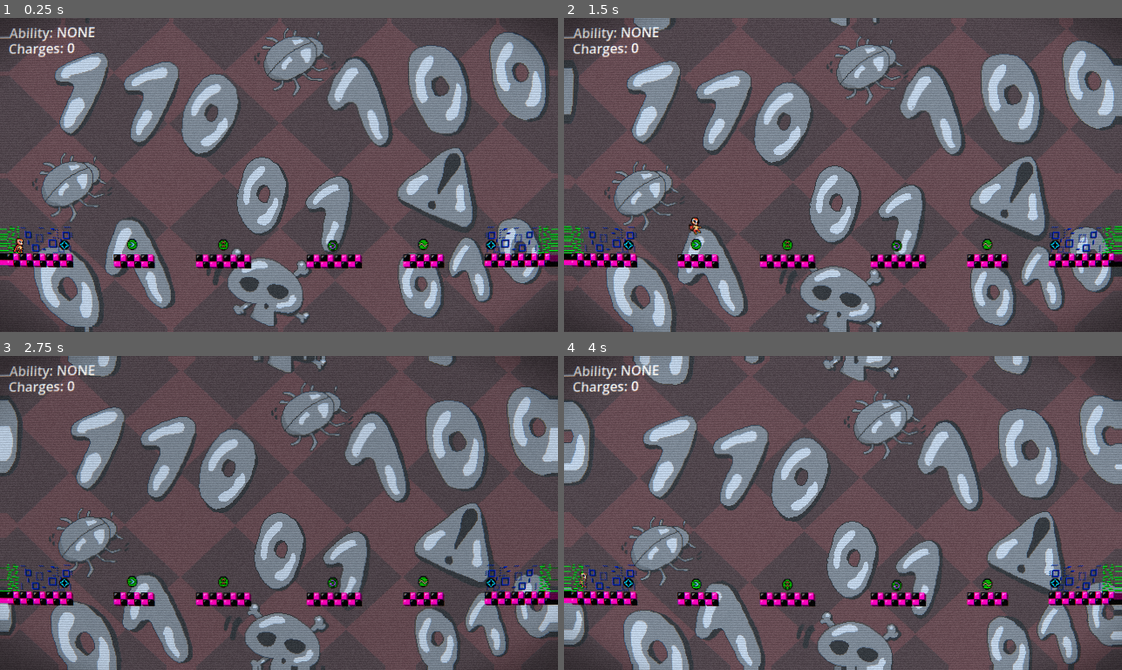
Above: before the commit, frames 1-4 (two rows, left to right).
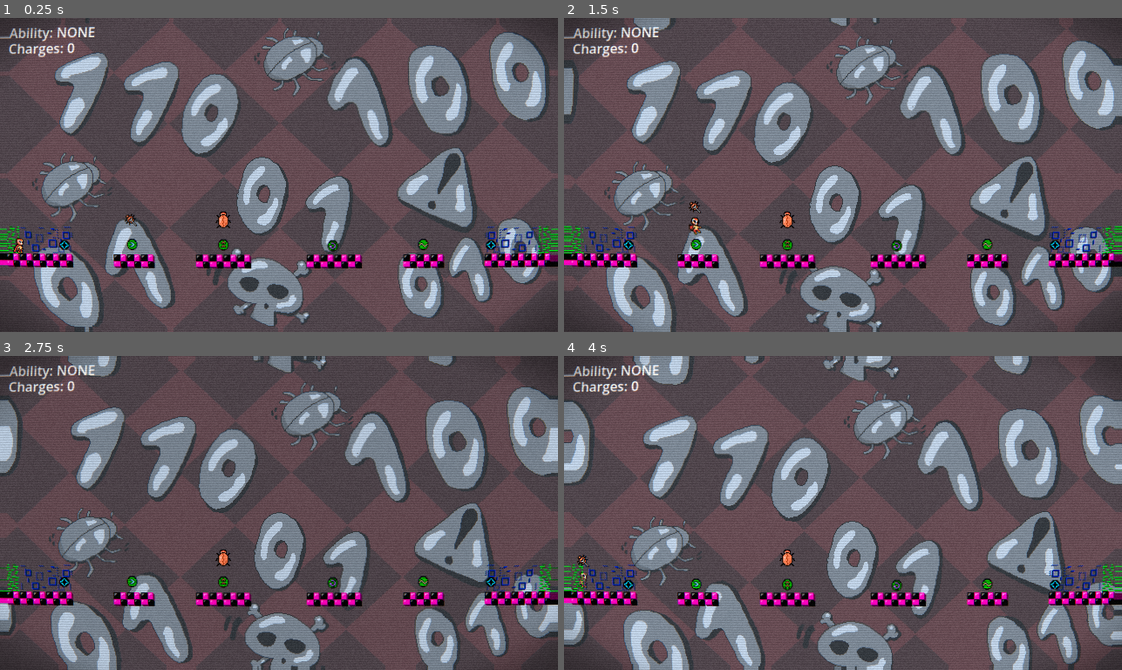
Above: after the commit, the same moments.

Repository: Lucas-Smelley/nothing-stays-fixed
Game: Godot game, scene res://scenes/world.tscn
Two runs of this game, one before a commit and one after it. Both use one fixed random seed, a clock stepped at 60 frames per second and the inputs below.
Inputs:
- Up to frame 1 (0.25 s): no input
- Up to frame 2 (1.5 s): hold D (move_right) from 0.53 s (still down); tap E (interact) at 0.6 s; tap W (jump) at 0.77, 0.8, 1.07, 1.35 s
- Up to frame 3 (2.75 s): tap W (jump) at 1.52, 1.82, 2.3 s; tap E (interact) at 1.55, 2.1 s; release D (move_right) at 2.03 s; hold A (move_left) from 2.03 s (still down)
- Up to frame 4 (4 s): release A (move_left) at 2.78 s; hold D (move_right) from 2.78 s (still down); tap C (set_checkpoint) at 2.85 s; tap W (jump) at 3.02, 3.32, 3.77, 3.8 s; tap E (interact) at 3.05 s; tap Shift (use_ability) at 3.6 s

The runs differ from the first frame. In frame 1, 0.1% of the frame differs, in the area x 22-42%, y 61-67%; in frame 2, 0.1%; in frame 3, 0.2%; in frame 4, 0.3%, in the area x 2-90%, y 61-75%.

Commit message:
keys and doors and inventory

Diff:
--- /dev/null
+++ b/autoload/Inventory.gd
@@ -0,0 +1,14 @@
+extends Node
+
+signal key_added(key_id: String)
+
+var keys := {}
+
+func has_key(key_id: String) -> bool:
+	return keys.has(key_id)
+
+func add_key(key_id: String) -> void:
+	if keys.has(key_id):
+		return
+	keys[key_id] = true
+	key_added.emit(key_id)
--- a/project.godot
+++ b/project.godot
@@ -18,6 +18,7 @@
 
 Transition="*uid://b1wpbw8fxhqg7"
 RoomContext="*uid://c6lopom5wunc8"
+Inventory="*uid://dnu8h516uiosj"
 
 [display]
 
--- a/scenes/interactables/charge_pickup.tscn
+++ b/scenes/interactables/charge_pickup.tscn
@@ -2,6 +2,7 @@
 
 [ext_resource type="Script" uid="uid://cwpvc64d746c0" path="res://scripts/pickups/charge_pickup.gd" id="1_pb4y4"]
 [ext_resource type="Texture2D" uid="uid://bf4p0xgt4g5ye" path="res://assets/art/icons/icons-spritesheet.png" id="2_y2v3l"]
+[ext_resource type="Script" uid="uid://bb6o20g635tu6" path="res://scripts/pickups/icon_movement.gd" id="3_l6var"]
 
 [sub_resource type="AtlasTexture" id="AtlasTexture_l6var"]
 atlas = ExtResource("2_y2v3l")
@@ -35,6 +36,7 @@
 [node name="AnimatedSprite2D" type="AnimatedSprite2D" parent="." unique_id=922163484]
 sprite_frames = SubResource("SpriteFrames_xg2k8")
 autoplay = "default"
+script = ExtResource("3_l6var")
 
 [node name="CollisionShape2D" type="CollisionShape2D" parent="." unique_id=1017515982]
 shape = SubResource("CircleShape2D_7be2w")
--- /dev/null
+++ b/scenes/interactables/doors/dash_door.tscn
@@ -0,0 +1,10 @@
+[gd_scene format=3 uid="uid://bpcpk2g30i7xa"]
+
+[ext_resource type="PackedScene" uid="uid://dfg6mj66w5sep" path="res://scenes/interactables/key_door.tscn" id="1_hicjk"]
+[ext_resource type="Texture2D" uid="uid://2roaoql83xap" path="res://assets/art/doors/dash_door.png" id="2_mvl78"]
+
+[node name="DashDoor" unique_id=2002614816 instance=ExtResource("1_hicjk")]
+required_key_id = "DASH_KEY"
+
+[node name="Sprite2D" parent="." index="0" unique_id=660292665]
+texture = ExtResource("2_mvl78")
--- /dev/null
+++ b/scenes/interactables/doors/double_jump_door.tscn
@@ -0,0 +1,13 @@
+[gd_scene format=3 uid="uid://vlm0ue3sb2qr"]
+
+[ext_resource type="PackedScene" uid="uid://dfg6mj66w5sep" path="res://scenes/interactables/key_door.tscn" id="1_l5vr3"]
+[ext_resource type="Texture2D" uid="uid://djyqh2qbq5k56" path="res://assets/art/doors/double_jump_door.png" id="2_btq7b"]
+
+[node name="DoubleJumpDoor" unique_id=2002614816 instance=ExtResource("1_l5vr3")]
+required_key_id = "DOUBLE_JUMP_KEY"
+
+[node name="Sprite2D" parent="." index="0" unique_id=660292665]
+texture = ExtResource("2_btq7b")
+
+[node name="CollisionShape2D" parent="." index="1" unique_id=1607898899]
+position = Vector2(0, 1)
--- /dev/null
+++ b/scenes/interactables/doors/inverse_gravity_door.tscn
@@ -0,0 +1,10 @@
+[gd_scene format=3 uid="uid://b8pn02h7ii1gu"]
+
+[ext_resource type="PackedScene" uid="uid://dfg6mj66w5sep" path="res://scenes/interactables/key_door.tscn" id="1_2uedo"]
+[ext_resource type="Texture2D" uid="uid://dxueg1kqbrhwl" path="res://assets/art/doors/inverse_gravity_door.png" id="2_77183"]
+
+[node name="InverseGravityDoor" unique_id=2002614816 instance=ExtResource("1_2uedo")]
+required_key_id = "INVERSE_GRAVITY_KEY"
+
+[node name="Sprite2D" parent="." index="0" unique_id=660292665]
+texture = ExtResource("2_77183")
--- /dev/null
+++ b/scenes/interactables/doors/phase_door.tscn
@@ -0,0 +1,10 @@
+[gd_scene format=3 uid="uid://cnyydjjv1xnod"]
+
+[ext_resource type="PackedScene" uid="uid://dfg6mj66w5sep" path="res://scenes/interactables/key_door.tscn" id="1_2f1i4"]
+[ext_resource type="Texture2D" uid="uid://bhmp4648f1mtj" path="res://assets/art/doors/phase_door.png" id="2_my0e8"]
+
+[node name="PhaseDoor" unique_id=2002614816 instance=ExtResource("1_2f1i4")]
+required_key_id = "PHASE_KEY"
+
+[node name="Sprite2D" parent="." index="0" unique_id=660292665]
+texture = ExtResource("2_my0e8")
--- /dev/null
+++ b/scenes/interactables/key_door.tscn
@@ -0,0 +1,17 @@
+[gd_scene format=3 uid="uid://dfg6mj66w5sep"]
+
+[ext_resource type="Script" uid="uid://b74js5jcpekxc" path="res://scripts/pickups/key_door.gd" id="1_nnqql"]
+
+[sub_resource type="CircleShape2D" id="CircleShape2D_v71sr"]
+radius = 12.0415945
+
+[node name="KeyDoor" type="Area2D" unique_id=2002614816]
+collision_layer = 0
+collision_mask = 2
+script = ExtResource("1_nnqql")
+
+[node name="Sprite2D" type="Sprite2D" parent="." unique_id=660292665]
+
+[node name="CollisionShape2D" type="CollisionShape2D" parent="." unique_id=1607898899]
+position = Vector2(0, 1)
+shape = SubResource("CircleShape2D_v71sr")
--- /dev/null
+++ b/scenes/interactables/key_pickup.tscn
@@ -0,0 +1,15 @@
+[gd_scene format=3 uid="uid://bs7vsjsy4n5ek"]
+
+[ext_resource type="Script" uid="uid://bte0jcftt03oi" path="res://scripts/pickups/key_pickup.gd" id="1_h8cr8"]
+
+[sub_resource type="CircleShape2D" id="CircleShape2D_h8cr8"]
+
+[node name="KeyPickup" type="Area2D" unique_id=1465092290]
+collision_layer = 0
+collision_mask = 2
+script = ExtResource("1_h8cr8")
+
+[node name="Sprite2D" type="Sprite2D" parent="." unique_id=113863934]
+
+[node name="CollisionShape2D" type="CollisionShape2D" parent="." unique_id=672912849]
+shape = SubResource("CircleShape2D_h8cr8")
--- /dev/null
+++ b/scenes/interactables/keys/dash_key.tscn
@@ -0,0 +1,10 @@
+[gd_scene format=3 uid="uid://cyg02j48fvdnc"]
+
+[ext_resource type="PackedScene" uid="uid://bs7vsjsy4n5ek" path="res://scenes/interactables/key_pickup.tscn" id="1_qqrdq"]
+[ext_resource type="Texture2D" uid="uid://lx2xq20iw5gx" path="res://assets/art/keys/dash_key.png" id="2_v2llk"]
+
+[node name="DashKey" unique_id=1465092290 instance=ExtResource("1_qqrdq")]
+key_id = "DASH_KEY"
+
+[node name="Sprite2D" parent="." index="1" unique_id=113863934]
+texture = ExtResource("2_v2llk")
--- /dev/null
+++ b/scenes/interactables/keys/double_jump_key.tscn
@@ -0,0 +1,15 @@
+[gd_scene format=3 uid="uid://slxbbocu6t40"]
+
+[ext_resource type="PackedScene" uid="uid://bs7vsjsy4n5ek" path="res://scenes/interactables/key_pickup.tscn" id="1_aw4x3"]
+[ext_resource type="Texture2D" uid="uid://jwfg8bk4bii3" path="res://assets/art/keys/jump_key.png" id="2_k4qha"]
+
+[sub_resource type="CircleShape2D" id="CircleShape2D_8mvxp"]
+
+[node name="DoubleJumpKey" unique_id=1465092290 instance=ExtResource("1_aw4x3")]
+key_id = "DOUBLE_JUMP_KEY"
+
+[node name="Sprite2D" parent="." index="0" unique_id=113863934]
+texture = ExtResource("2_k4qha")
+
+[node name="CollisionShape2D" parent="." index="1" unique_id=672912849]
+shape = SubResource("CircleShape2D_8mvxp")
--- /dev/null
+++ b/scenes/interactables/keys/inverse_gravity_key.tscn
@@ -0,0 +1,6 @@
+[gd_scene format=3 uid="uid://cchabgsttxgx7"]
+
+[ext_resource type="PackedScene" uid="uid://bs7vsjsy4n5ek" path="res://scenes/interactables/key_pickup.tscn" id="1_vu2uv"]
+
+[node name="InverseGravityKey" unique_id=1465092290 instance=ExtResource("1_vu2uv")]
+key_id = "INVERSE_GRAVITY_KEY"
--- /dev/null
+++ b/scenes/interactables/keys/phase_key.tscn
@@ -0,0 +1,10 @@
+[gd_scene format=3 uid="uid://bxkkscn24kotf"]
+
+[ext_resource type="PackedScene" uid="uid://bs7vsjsy4n5ek" path="res://scenes/interactables/key_pickup.tscn" id="1_1kukp"]
+[ext_resource type="Texture2D" uid="uid://dro2a1ptay2mr" path="res://assets/art/keys/phase_key.png" id="2_xda47"]
+
+[node name="PhaseKey" unique_id=1465092290 instance=ExtResource("1_1kukp")]
+key_id = "PHASE_KEY"
+
+[node name="Sprite2D" parent="." index="1" unique_id=113863934]
+texture = ExtResource("2_xda47")
--- a/scenes/rooms/filler1.tscn
+++ b/scenes/rooms/filler1.tscn
@@ -1,8 +1,12 @@
 [gd_scene format=4 uid="uid://cexy0ke8sldd3"]
 
 [ext_resource type="PackedScene" uid="uid://c44pg6l5f38r7" path="res://scenes/base_room.tscn" id="1_0a106"]
+[ext_resource type="PackedScene" uid="uid://nqb7rn5s74oa" path="res://scenes/interactables/charge_pickup.tscn" id="2_8fc3t"]
 
 [node name="BaseRoom" unique_id=920769205 instance=ExtResource("1_0a106")]
 
 [node name="TileMap_Room" parent="." index="2" unique_id=452897678]
 tile_map_data = PackedByteArray("AAAEABEAAAAAAAAAAAAjABEAAAAAAAAAAAAHAA8AAAAAAAAAAAAHAA4AAAAAAAAAAAAHAA0AAAAAAAAAAAAHAA …(1136 unchanged characters)…
+
+[node name="ChargePickup" parent="." index="7" unique_id=19352073 instance=ExtResource("2_8fc3t")]
+position = Vector2(319, 68)
--- a/scenes/rooms/setup_room.tscn
+++ b/scenes/rooms/setup_room.tscn
@@ -2,10 +2,12 @@
 
 [ext_resource type="PackedScene" uid="uid://c44pg6l5f38r7" path="res://scenes/base_room.tscn" id="1_1q7f0"]
 [ext_resource type="PackedScene" uid="uid://nqb7rn5s74oa" path="res://scenes/interactables/charge_pickup.tscn" id="2_5phkd"]
-[ext_resource type="PackedScene" uid="uid://db3q6yhudtg1n" path="res://scenes/interactables/dash_pickup.tscn" id="3_d1oky"]
-[ext_resource type="PackedScene" uid="uid://dajy3lb5a0abc" path="res://scenes/interactables/double_jump_pickup.tscn" id="4_ios0r"]
-[ext_resource type="PackedScene" uid="uid://cxru7egdkmgyl" path="res://scenes/interactables/invert_gravity_pickup.tscn" id="5_nfquk"]
-[ext_resource type="PackedScene" uid="uid://bkbpfm4yld6ym" path="res://scenes/interactables/phase_pickup.tscn" id="6_s0nb4"]
+[ext_resource type="PackedScene" uid="uid://db3q6yhudtg1n" path="res://scenes/interactables/abilities/dash_pickup.tscn" id="3_d1oky"]
+[ext_resource type="PackedScene" uid="uid://dajy3lb5a0abc" path="res://scenes/interactables/abilities/double_jump_pickup.tscn" id="4_ios0r"]
+[ext_resource type="PackedScene" uid="uid://cxru7egdkmgyl" path="res://scenes/interactables/abilities/invert_gravity_pickup.tscn" id="5_nfquk"]
+[ext_resource type="PackedScene" uid="uid://bkbpfm4yld6ym" path="res://scenes/interactables/abilities/phase_pickup.tscn" id="6_s0nb4"]
+[ext_resource type="PackedScene" uid="uid://slxbbocu6t40" path="res://scenes/interactables/keys/double_jump_key.tscn" id="7_d1oky"]
+[ext_resource type="PackedScene" uid="uid://vlm0ue3sb2qr" path="res://scenes/interactables/doors/double_jump_door.tscn" id="8_ios0r"]
 
 [node name="BaseRoom" unique_id=920769205 instance=ExtResource("1_1q7f0")]
 
@@ -29,3 +31,13 @@
 
 [node name="PhasePickup" parent="." index="12" unique_id=93309844 instance=ExtResource("6_s0nb4")]
 position = Vector2(487, 260)
+
+[node name="DoubleJumpKey" parent="." index="13" unique_id=1465092290 instance=ExtResource("7_d1oky")]
+position = Vector2(149, 232)
+collision_layer = 1
+collision_mask = 1
+
+[node name="DoubleJumpDoor" parent="." index="14" unique_id=2002614816 instance=ExtResource("8_ios0r")]
+position = Vector2(256, 231)
+collision_layer = 1
+collision_mask = 1
--- a/scenes/testing_scene.tscn
+++ b/scenes/testing_scene.tscn
@@ -9,9 +9,9 @@
 [ext_resource type="Shader" uid="uid://b06htddi75yfn" path="res://shaders/color_changer.gdshader" id="3_ltgxd"]
 [ext_resource type="PackedScene" uid="uid://nqb7rn5s74oa" path="res://scenes/interactables/charge_pickup.tscn" id="5_ejtda"]
 [ext_resource type="Texture2D" uid="uid://c1hwpqrh5ipro" path="res://assets/art/tilesets/MainTileset.png" id="5_tvk4s"]
-[ext_resource type="PackedScene" uid="uid://dajy3lb5a0abc" path="res://scenes/interactables/double_jump_pickup.tscn" id="6_srtiu"]
-[ext_resource type="PackedScene" uid="uid://db3q6yhudtg1n" path="res://scenes/interactables/dash_pickup.tscn" id="11_tvk4s"]
-[ext_resource type="PackedScene" uid="uid://cxru7egdkmgyl" path="res://scenes/interactables/invert_gravity_pickup.tscn" id="12_65vkx"]
+[ext_resource type="PackedScene" uid="uid://dajy3lb5a0abc" path="res://scenes/interactables/abilities/double_jump_pickup.tscn" id="6_srtiu"]
+[ext_resource type="PackedScene" uid="uid://db3q6yhudtg1n" path="res://scenes/interactables/abilities/dash_pickup.tscn" id="11_tvk4s"]
+[ext_resource type="PackedScene" uid="uid://cxru7egdkmgyl" path="res://scenes/interactables/abilities/invert_gravity_pickup.tscn" id="12_65vkx"]
 
 [sub_resource type="ShaderMaterial" id="ShaderMaterial_tvk4s"]
 shader = ExtResource("3_ltgxd")
--- /dev/null
+++ b/scripts/pickups/key_door.gd
@@ -0,0 +1,46 @@
+extends Area2D
+
+@export var required_key_id: String = "KEY"
+@export var is_final_door := false
+
+var _player_inside := false
+var _unlocked := false
+
+func _ready() -> void:
+	collision_mask = 0
+	set_collision_mask_value(2, true)
+
+	body_entered.connect(_on_body_entered)
+	body_exited.connect(_on_body_exited)
+	Inventory.key_added.connect(_on_key_added)
+
+	_refresh_lock_state()
+
+func _on_body_entered(body: Node) -> void:
+	if body.is_in_group("player"):
+		_player_inside = true
+		_try_open()
+
+func _on_body_exited(body: Node) -> void:
+	if body.is_in_group("player"):
+		_player_inside = false
+
+func _on_key_added(_key_id: String) -> void:
+	_refresh_lock_state()
+	if _player_inside:
+		_try_open()
+
+func _refresh_lock_state() -> void:
+	_unlocked = Inventory.has_key(required_key_id)
+	# TODO: update visuals (locked/unlocked animation)
+
+func _try_open() -> void:
+	if not _unlocked:
+		# TODO: show “needs bug fixer X” prompt / locked shake
+		return
+
+	# Door opens
+	# TODO: play open anim, disable collision, transition, etc.
+	if is_final_door:
+		# TODO: trigger win
+		pass
--- /dev/null
+++ b/scripts/pickups/key_pickup.gd
@@ -0,0 +1,49 @@
+extends Area2D
+
+@export var key_id: String = "KEY"
+@export var follow_offset := Vector2(0, -22)
+
+var _collected := false
+var _pending_player: Node2D
+
+func _ready() -> void:
+	collision_mask = 0
+	set_collision_mask_value(2, true)
+	body_entered.connect(_on_body_entered)
+
+func _on_body_entered(body: Node) -> void:
+	if _collected:
+		return
+	if not body.is_in_group("player"):
+		return
+
+	_collected = true
+	_pending_player = body as Node2D
+
+	Inventory.add_key(key_id)
+
+	# IMPORTANT: defer any removal/reparent/shape disabling
+	call_deferred("_finish_collect")
+
+func _finish_collect() -> void:
+	if not is_instance_valid(_pending_player):
+		queue_free()
+		return
+
+	# Disable collisions safely (now we're not in the physics callback)
+	monitoring = false
+	monitorable = false
+	if has_node("CollisionShape2D"):
+		$CollisionShape2D.disabled = true
+
+	# Reparent to player so it follows them
+	reparent(_pending_player)
+	position = follow_offset
+
+	_start_bob()
+
+func _start_bob() -> void:
+	var t := create_tween()
+	t.set_loops()
+	t.tween_property(self, "position:y", follow_offset.y - 4, 0.6).set_trans(Tween.TRANS_SINE).set_ease(Tween.EASE_IN_OUT)
+	t.tween_property(self, "position:y", follow_offset.y, 0.6).set_trans(Tween.TRANS_SINE).set_ease(Tween.EASE_IN_OUT)
--- a/scripts/player/player.gd
+++ b/scripts/player/player.gd
@@ -407,7 +407,6 @@
 	await play_locked_anim_and_wait("die")
 
 	# fade out, scene move/load, fade in
-	print(checkpoint_room_path)
 	await Transition.respawn_to_checkpoint(checkpoint_room_path, checkpoint_position)
 
 	# respawn animation
Binary file added: assets/art/doors/dash_door.png
Not shown, added: assets/art/doors/dash_door.png.import
Binary file added: assets/art/doors/double_jump_door.png
Not shown, added: assets/art/doors/double_jump_door.png.import
Binary file added: assets/art/doors/inverse_gravity_door.png
Not shown, added: assets/art/doors/inverse_gravity_door.png.import
Binary file added: assets/art/doors/phase_door.png
Not shown, added: assets/art/doors/phase_door.png.import
Binary file added: assets/art/keys/dash_key.png
Not shown, added: assets/art/keys/dash_key.png.import
Binary file added: assets/art/keys/inverse_gravity_key.png
Not shown, added: assets/art/keys/inverse_gravity_key.png.import
(and 11 more such lines)
